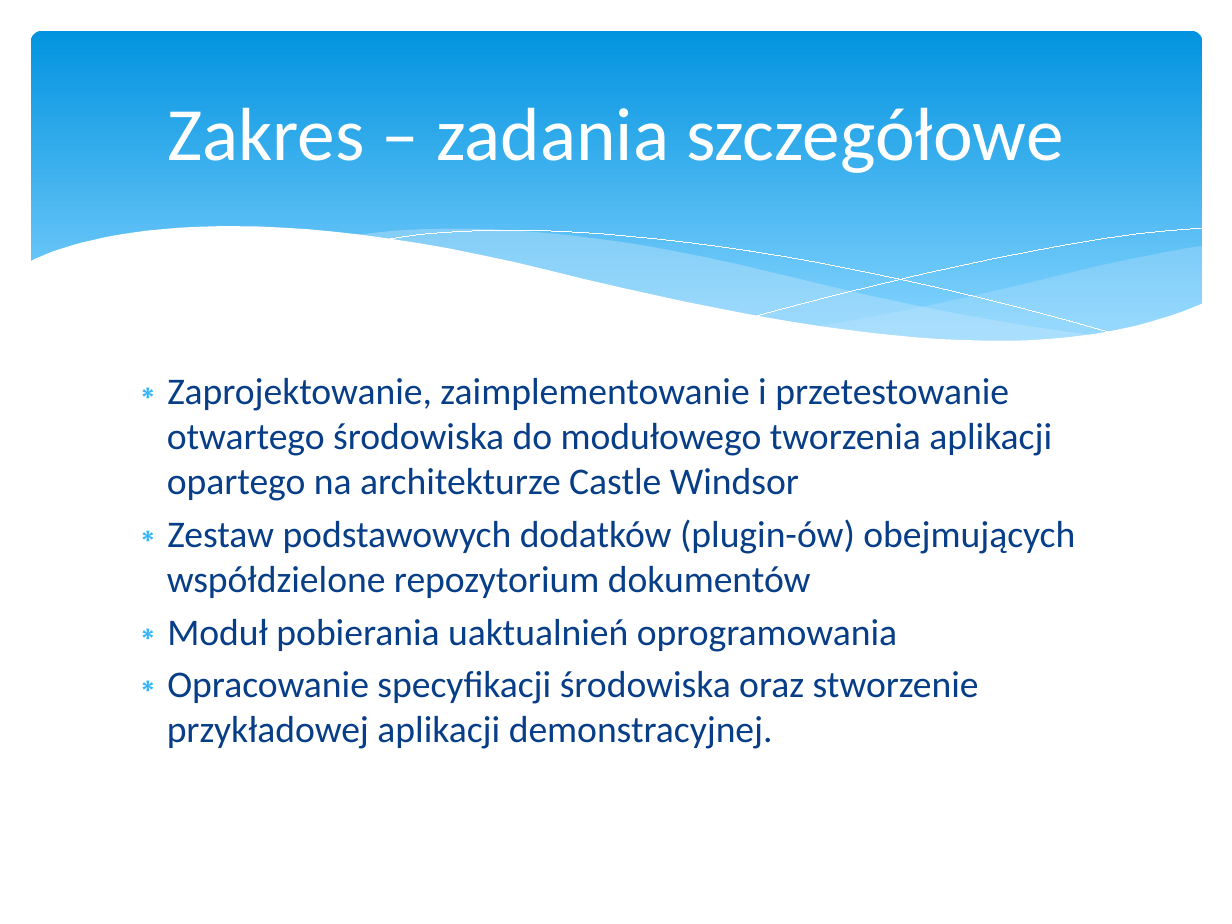
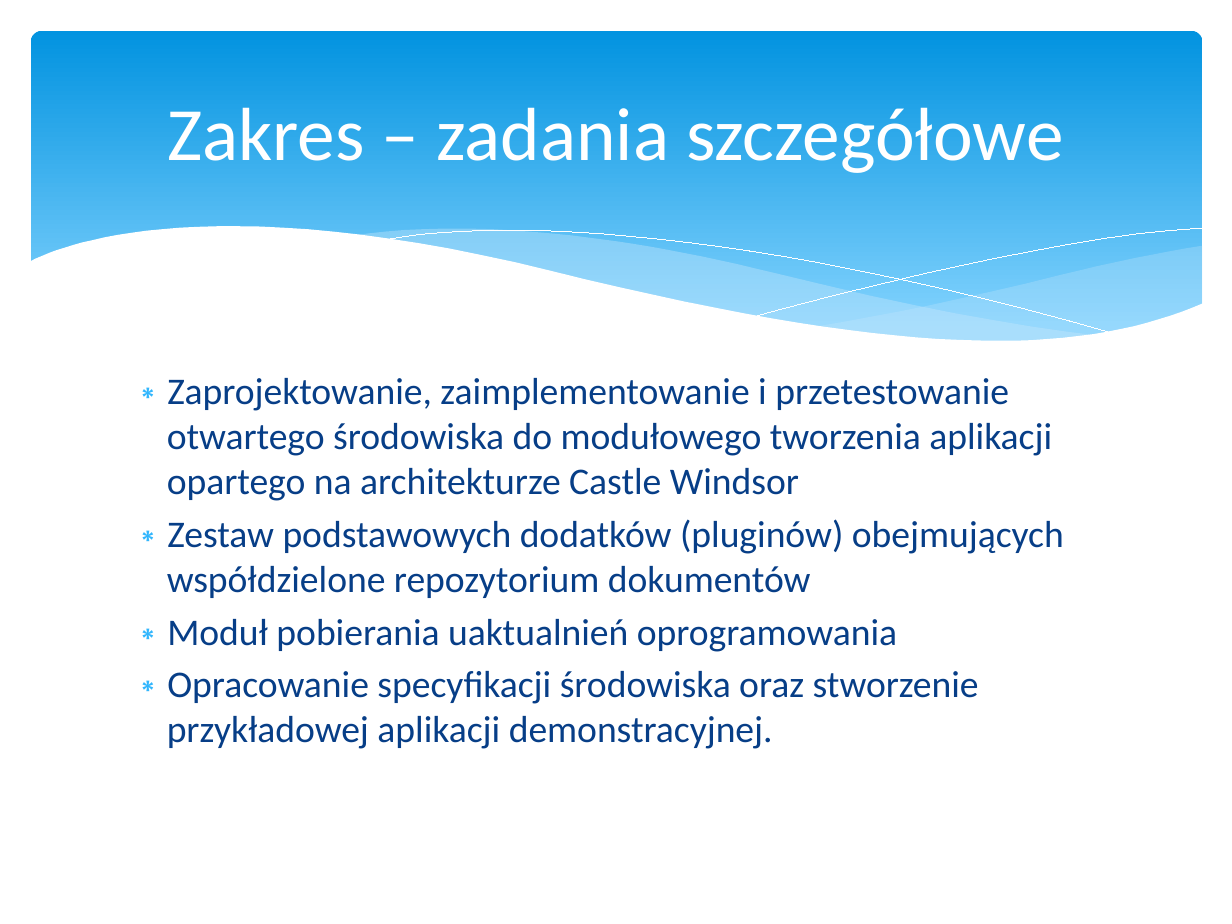
Before and after one commit to psla/Nomad, a slide deck: slide 6 of DiplomaSeminar/Presentation/Nomad.pptx. Drawn at 1232x924 pixels with LibreOffice and Linux fonts; fonts in the diff are those of the drawing. Boxes give left, top, right and bottom in pixels: in the first picture for what was removed or moved away, otherwise in the second. Text is boxed around its words. In the diff, an @@ line names an element or a change of style, - is before the commit and + after.

```diff
--- a/DiplomaSeminar/Presentation/Nomad.pptx
+++ b/DiplomaSeminar/Presentation/Nomad.pptx
@@ text at (167,519,1064,598): text changed @@
-∗ Zestaw podstawowych dodatków (plugin-ów) obejmujących współdzielone repozytorium dokumentów
+∗ Zestaw podstawowych dodatków (pluginów) obejmujących współdzielone repozytorium dokumentów
```
Also in this commit, not shown: 9 other slides changed, 4 other files.
